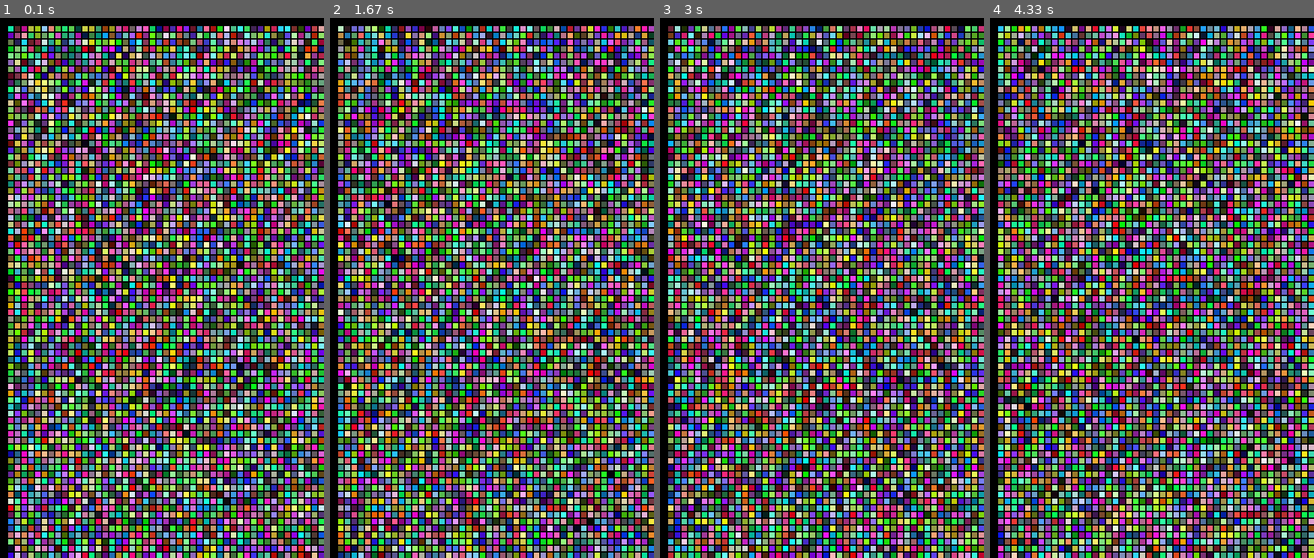
Above: before the commit, frames 1-4 (left to right).
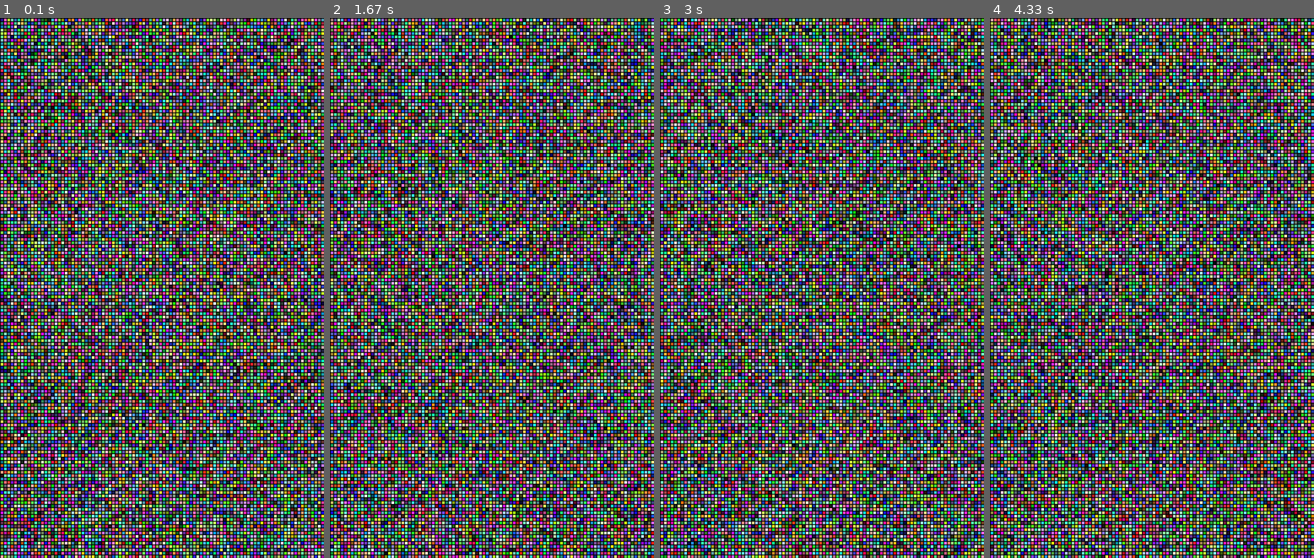
Above: after the commit, the same moments.

Repository: razekmh/painter
Game: pygame game, started from pixel_art_geom.py
Same seed, same stepped clock (60 frames per second), same inputs: the game is played once before the commit and once after it.
Inputs:
- Up to frame 1 (0.1 s): no input
- Up to frame 2 (1.67 s): no input
- Up to frame 3 (3 s): no input
- Up to frame 4 (4.33 s): tap Enter at 3.33, 3.67, 4 s

The runs differ from the first frame. In frame 1, 78% of the frame differs, in the area x 0-100%, y 0-100%; in frame 2, 78%; in frame 3, 78%; in frame 4, 78%.

Commit message:
add dict of squares

Diff:
--- a/pixel_art_geom.py
+++ b/pixel_art_geom.py
@@ -1,32 +1,74 @@
 import pygame
 import random
+
 pygame.init()
 
 screen_width, screen_height = 480, 800
-screen = pygame.display.set_mode((screen_width, screen_height), pygame.FULLSCREEN)
 sqr_left = 10
 sqr_top = 10
 sqr_width = 10
 sqr_height = 10
 
-size_of_cell  = 10
+size_of_cell = 5
 count_of_rows = int(screen_width / size_of_cell)
 count_of_cols = int(screen_height / size_of_cell)
 sqr_width = sqr_height = size_of_cell
-badding = int(size_of_cell/5)
+badding = int(size_of_cell / 5)
+
+screen = pygame.display.set_mode((screen_width, screen_height), pygame.FULLSCREEN)
+
+
 def draw_two_rects():
     base_rectangle = pygame.Rect(sqr_left, sqr_top, sqr_width, sqr_height)
-    end_rectangle = pygame.Rect(screen_width - sqr_left, screen_height - sqr_top, sqr_width, sqr_height)
-    pygame.draw.rect(screen,(0,0,255),base_rectangle)
-    pygame.draw.rect(screen,(0,255,0),end_rectangle)
+    end_rectangle = pygame.Rect(
+        screen_width - sqr_left, screen_height - sqr_top, sqr_width, sqr_height
+    )
+    pygame.draw.rect(screen, (0, 0, 255), base_rectangle)
+    pygame.draw.rect(screen, (0, 255, 0), end_rectangle)
+
+
+def create_dict_of_squares():
+    dict_of_squares = {}
+    square_index = 0
+    for i in range(0, count_of_rows):
+        for j in range(0, count_of_cols):
+            white_colour = (255, 255, 255)
+            dict_of_squares[square_index] = (
+                pygame.Rect(
+                    (i * size_of_cell) + badding,
+                    (j * size_of_cell) + badding,
+                    sqr_width - badding,
+                    sqr_height - badding,
+                ),
+                white_colour,
+            )
+
+            square_index = +1
+
+    return dict_of_squares
+
+
+def draw_squares_from_dict(dict_of_squares):
+    for square_index, square_info in dict_of_squares.items():
+        pass
 
 
 def draw_grid_of_squares():
-    for i in range(1,count_of_rows):
-        for j in range(1,count_of_cols):
-            colour = (random.randint(1,255),random.randint(1,255),random.randint(1,255))
-            target_rect = pygame.Rect((i*size_of_cell)+badding,(j*size_of_cell)+badding,sqr_width - badding, sqr_height - badding)
-            pygame.draw.rect(screen,colour,target_rect)
+    for i in range(0, count_of_rows):
+        for j in range(0, count_of_cols):
+            colour = (
+                random.randint(1, 255),
+                random.randint(1, 255),
+                random.randint(1, 255),
+            )
+            target_rect = pygame.Rect(
+                (i * size_of_cell) + badding,
+                (j * size_of_cell) + badding,
+                sqr_width - badding,
+                sqr_height - badding,
+            )
+            pygame.draw.rect(screen, colour, target_rect)
+
 
 running = True
 while running:
@@ -34,8 +76,8 @@
         if event.type == pygame.QUIT:
             running = False
             break
-    screen.fill((0,0,0))
-    #draw_two_rects()
+    screen.fill((0, 0, 0))
+    # draw_two_rects()
     draw_grid_of_squares()
     pygame.display.update()
 
